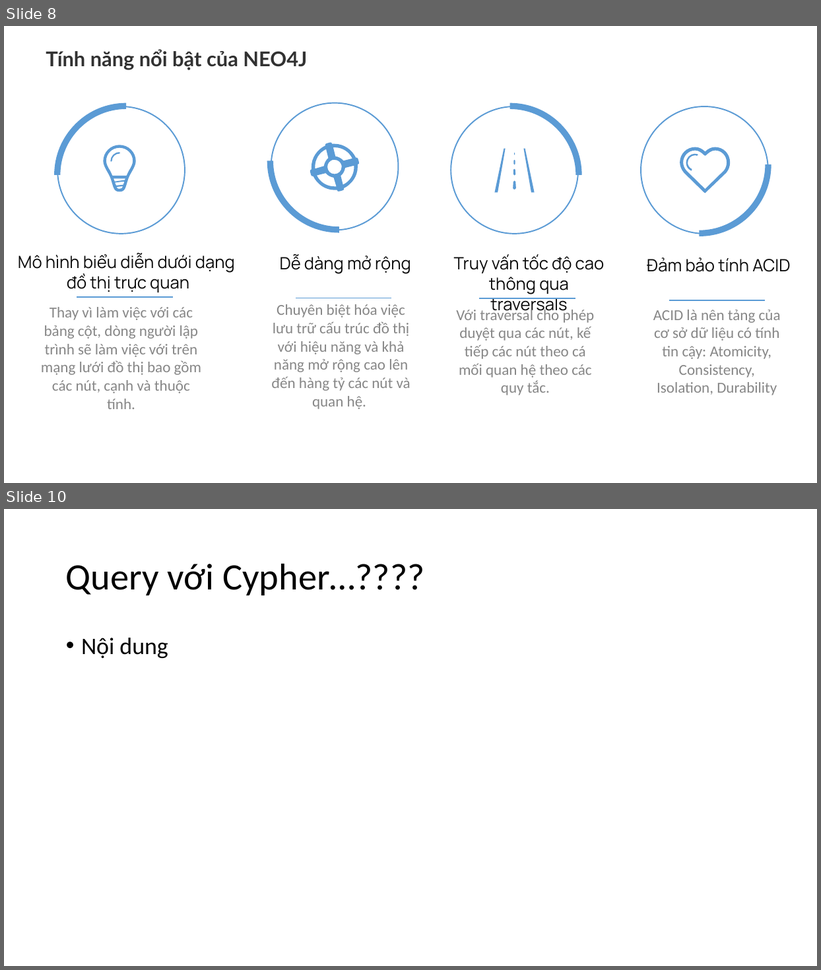
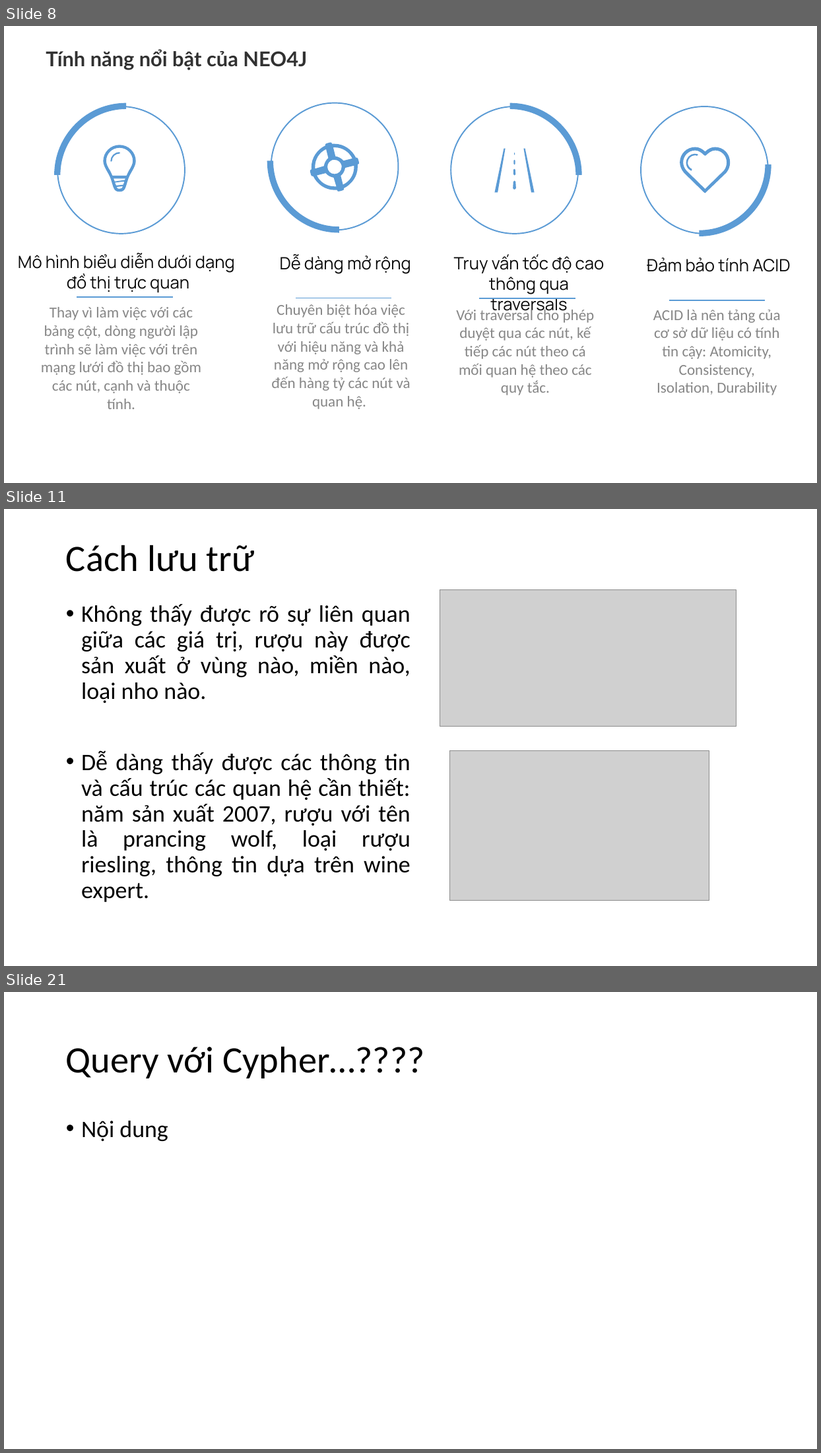
Before and after one commit to NguyenDucHoangLong/Group_4_HTTTHD, a slide deck: Document/Seminar/Slide_Nhóm 4.pptx. Shown one above the other, each under a label of ours: slides 8 and 10 before the commit, slides 8, 11 and 21 after it; the slides between them are not shown. The pictures are 821x970 and 821x1453 pixels, drawn with LibreOffice and Linux fonts; fonts in the diff are those of the drawing; grey boxes stand for pictures. Boxes give left, top, right and bottom in pixels: in the first picture for what was removed or moved away, otherwise in the second. Text is boxed around its words. In the diff, an @@ line names an element or a change of style, - is before the commit and + after.

```diff
--- a/Document/Seminar/Slide_Nhóm 4.pptx
+++ b/Document/Seminar/Slide_Nhóm 4.pptx
@@ slide 11 added at (4,509,817,966), background #FFFFFF @@
@@ title added at (66,545,254,572), 44 pt, text #000000 @@
+Cách lưu trữ
@@ text added at (81,604,411,902), 28 pt, text #000000 @@
+• Không thấy được rõ sự liên quan giữa các giá trị, rượu này được sản xuất ở vùng nào, miền nào, loại nho nào.
+• Dễ dàng thấy được các thông tin và cấu trúc các quan hệ cần thiết: năm sản xuất 2007, rượu với tên là prancing wolf, loại rượu riesling, thông tin dựa trên wine expert.
@@ picture added at (440,590,736,727) @@
@@ picture added at (451,751,710,901) @@
@@ what was slide 10 is now slide 21 @@
```
Also in this commit, not shown: 1 slide changed, 11 other slides added, 1 slide removed.
